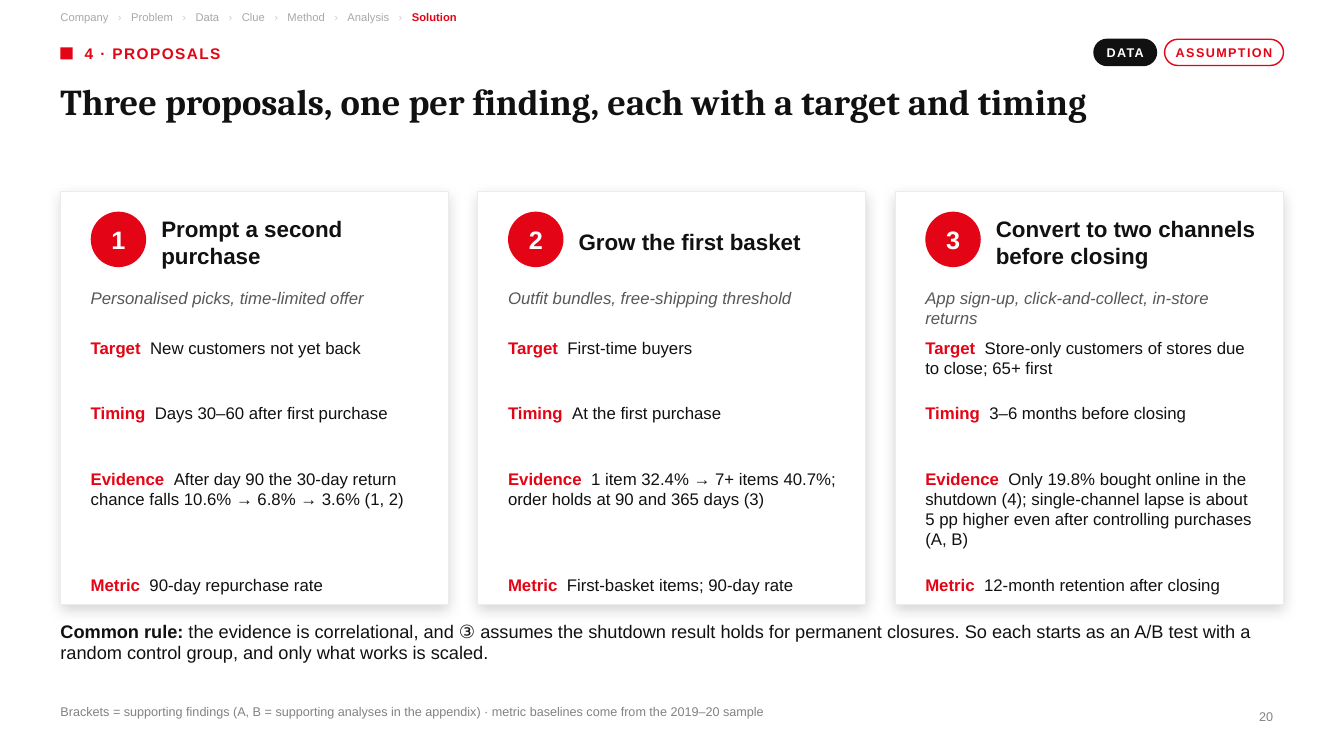
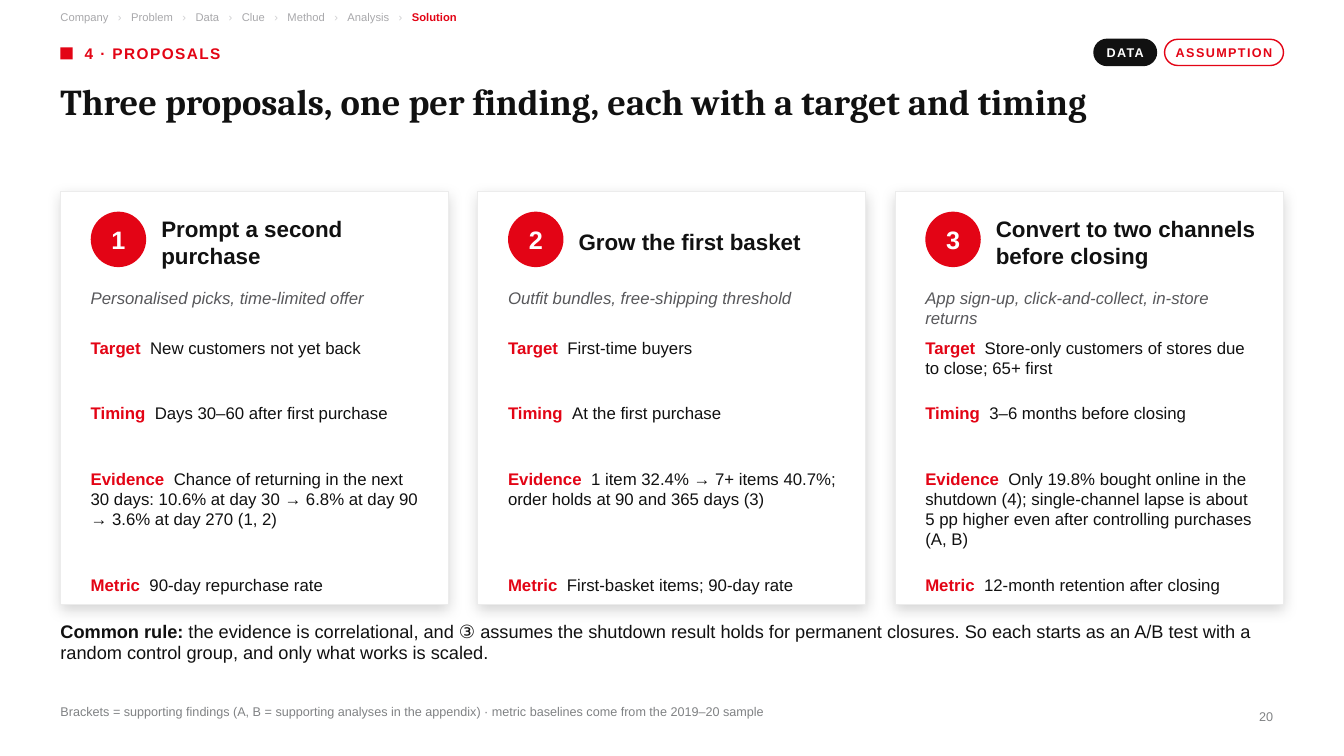
Before and after one commit to underthesun7213/social-data, a slide deck: slide 20 of presentation/hm_retention_deck_en.pptx. Drawn at 1344x756 pixels with LibreOffice and Linux fonts; fonts in the diff are those of the drawing. Boxes give left, top, right and bottom in pixels: in the first picture for what was removed or moved away, otherwise in the second. Text is boxed around its words. In the diff, an @@ line names an element or a change of style, - is before the commit and + after.

```diff
--- a/presentation/hm_retention_deck_en.pptx
+++ b/presentation/hm_retention_deck_en.pptx
@@ text at (x1=91, y1=473, x2=418, y2=529): text changed @@
-Evidence After day 90 the 30-day return chance falls 10.6% → 6.8% → 3.6% (1, 2)
+Evidence Chance of returning in the next 30 days: 10.6% at day 30 → 6.8% at day 90 → 3.6% at day 270 (1, 2)
```
Also in this commit, not shown: 2 other slides changed, 15 other files.
